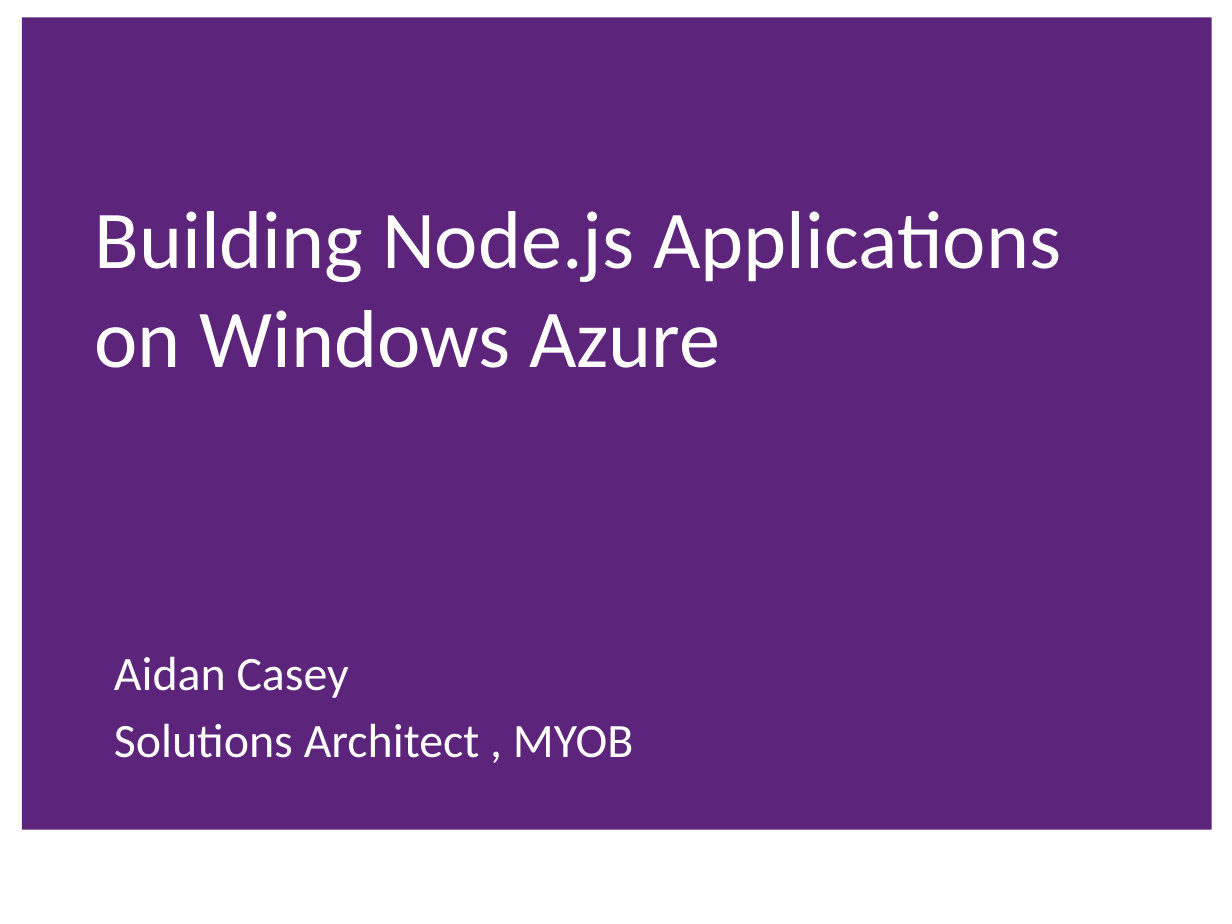
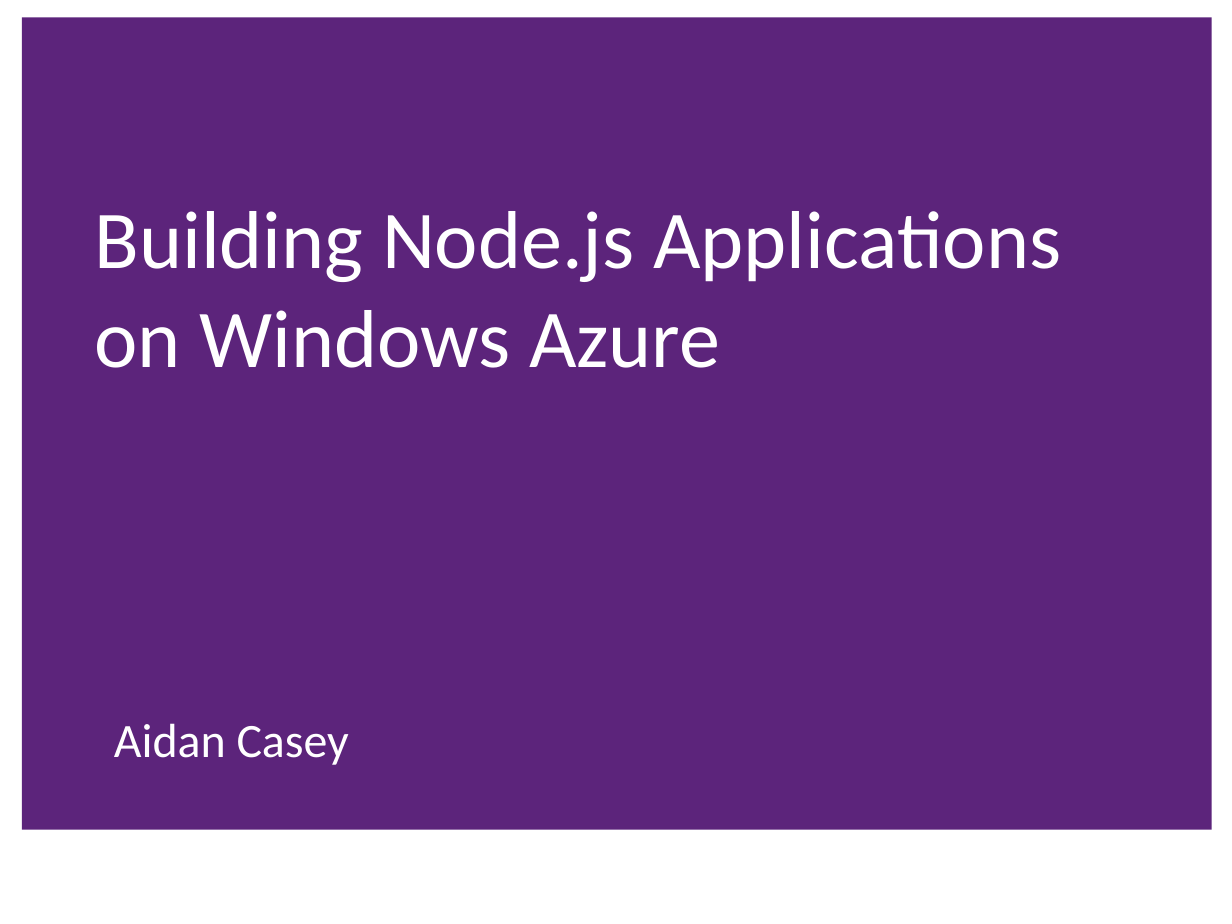
Before and after one commit to aidancasey/AzureNodeChatClient, a slide deck: slide 1 of presentation/Building Node.js Applications on Windows Azure.pptx. Drawn at 1232x924 pixels with LibreOffice and Linux fonts; fonts in the diff are those of the drawing; background and template pictures are left out. Boxes give left, top, right and bottom in pixels: in the first picture for what was removed or moved away, otherwise in the second. Text is boxed around its words. In the diff, an @@ line names an element or a change of style, - is before the commit and + after.

```diff
--- a/presentation/Building Node.js Applications on Windows Azure.pptx
+++ b/presentation/Building Node.js Applications on Windows Azure.pptx
@@ text at (114,723,633,758): paragraph removed @@
-Solutions Architect , MYOB
```
Also in this commit, not shown: 2 other slides changed.
